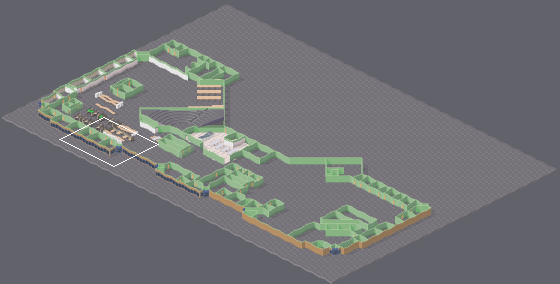
Tiled map -- map.tmx. The picture above shows the old version from afar; the outline marks the close-up.
Close-up. Before the commit:
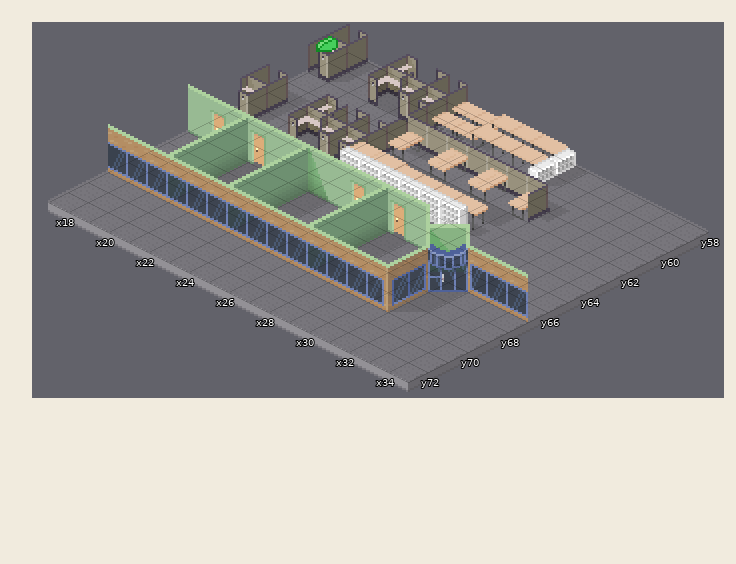
Cells are 20x10 px. Isometric: x runs down to the right, y down to the left. Shown: x 17..34, y 58..72. The commit also changed other parts of the map, which this record leaves out. Tiles whose own drawing changed are shown in their newer look in all pictures.
Once edited:
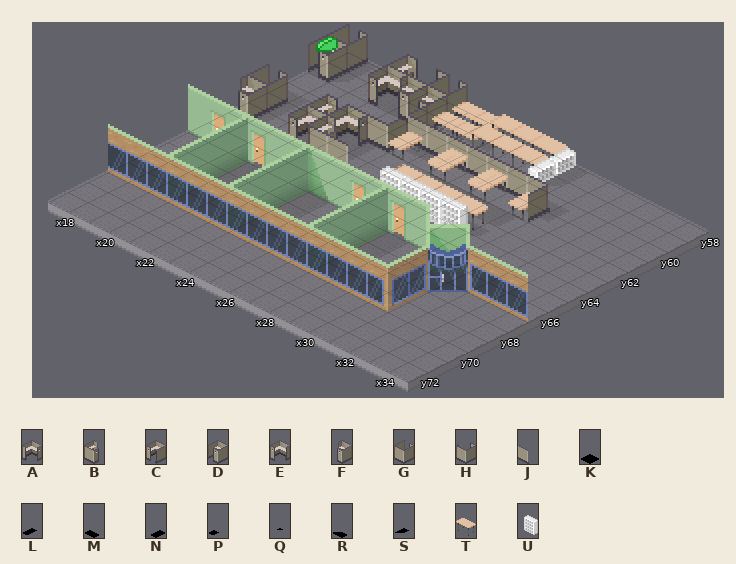
Key: from "cubicle": A 4, B 5, C 6, D 7, E 8, F 9, G 15, H 17; from "dividers": J 2; from "shadow": K 1, L 14, M 15, N 16, P 19, Q 22, R 27, S 31; from "table": T 5, U 12.
_ is an empty cell.
Diff:
Layer "Shadow":
y 61: x 22 M -> P
y 62: x 22..24 KNK -> L__
y 63: x 22..25 KRMM -> S__R
y 64: x 24..25 QQ -> __
Layer "Walls":
y 61: x 21..22 __ -> JJ
y 62: x 21..22 HG -> A_
y 63: x 20..24 EFDTT -> CBJ__
y 64: x 23..24 UU -> __
Where, in picture pixels (left, top, right, bottom), the same in both close-ups:
changed: (300, 104, 428, 180)
